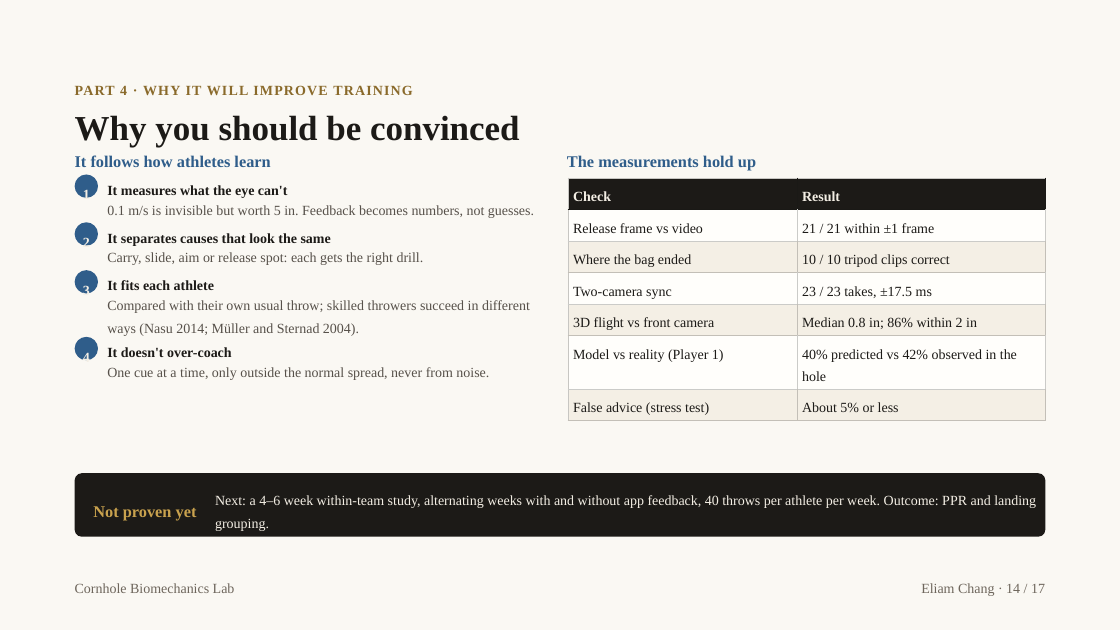
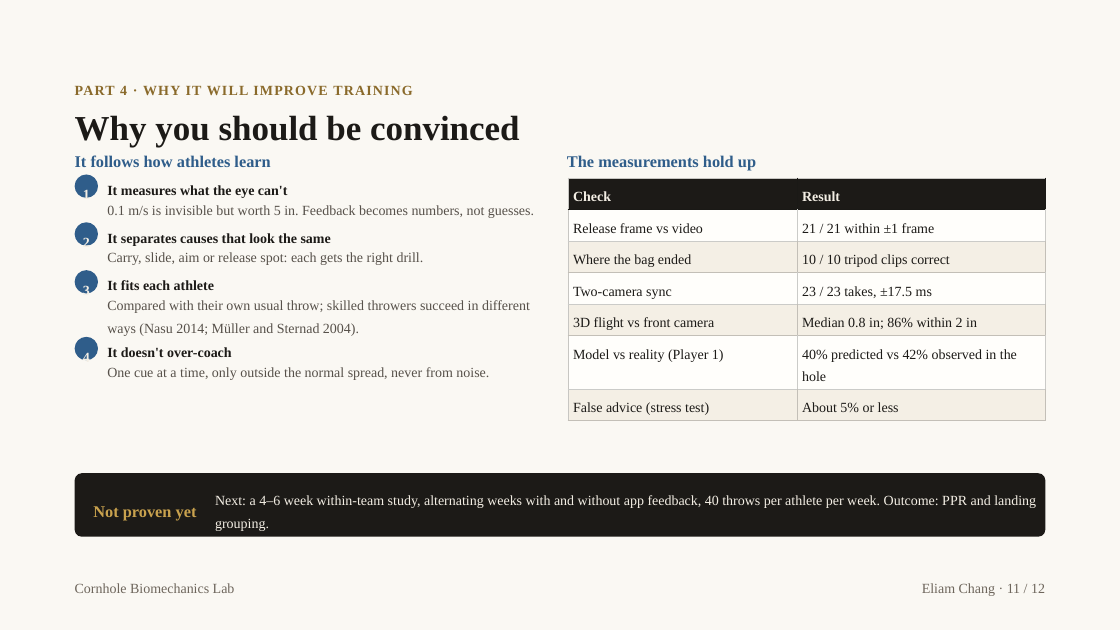
Before and after one commit to Berkonas/CornHoleBiomech, a slide deck: slide 11 of docs/presentation/Cornhole Biomechanics Lab - Final.pptx (slide 14 before the commit). Drawn at 1120x630 pixels with LibreOffice and Linux fonts; fonts in the diff are those of the drawing. Boxes give left, top, right and bottom in pixels: in the first picture for what was removed or moved away, otherwise in the second. Text is boxed around its words. In the diff, an @@ line names an element or a change of style, - is before the commit and + after.

```diff
--- a/docs/presentation/Cornhole Biomechanics Lab - Final.pptx
+++ b/docs/presentation/Cornhole Biomechanics Lab - Final.pptx
@@ text at (922, 583, 1045, 596): text changed @@
-Eliam Chang · 14 / 17
+Eliam Chang · 11 / 12
```
Also in this commit, not shown: 15 other slides changed, 3 slides added, 14 other files.
